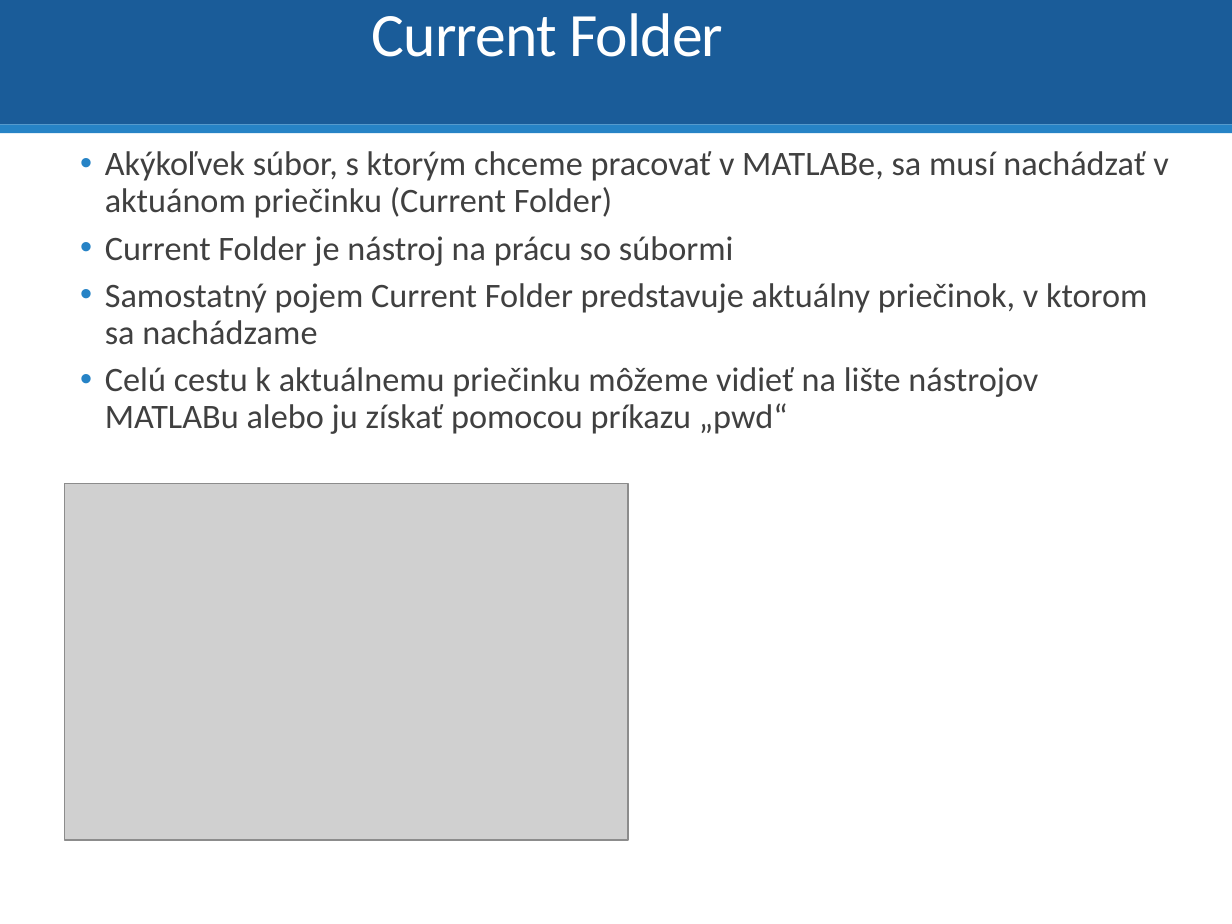
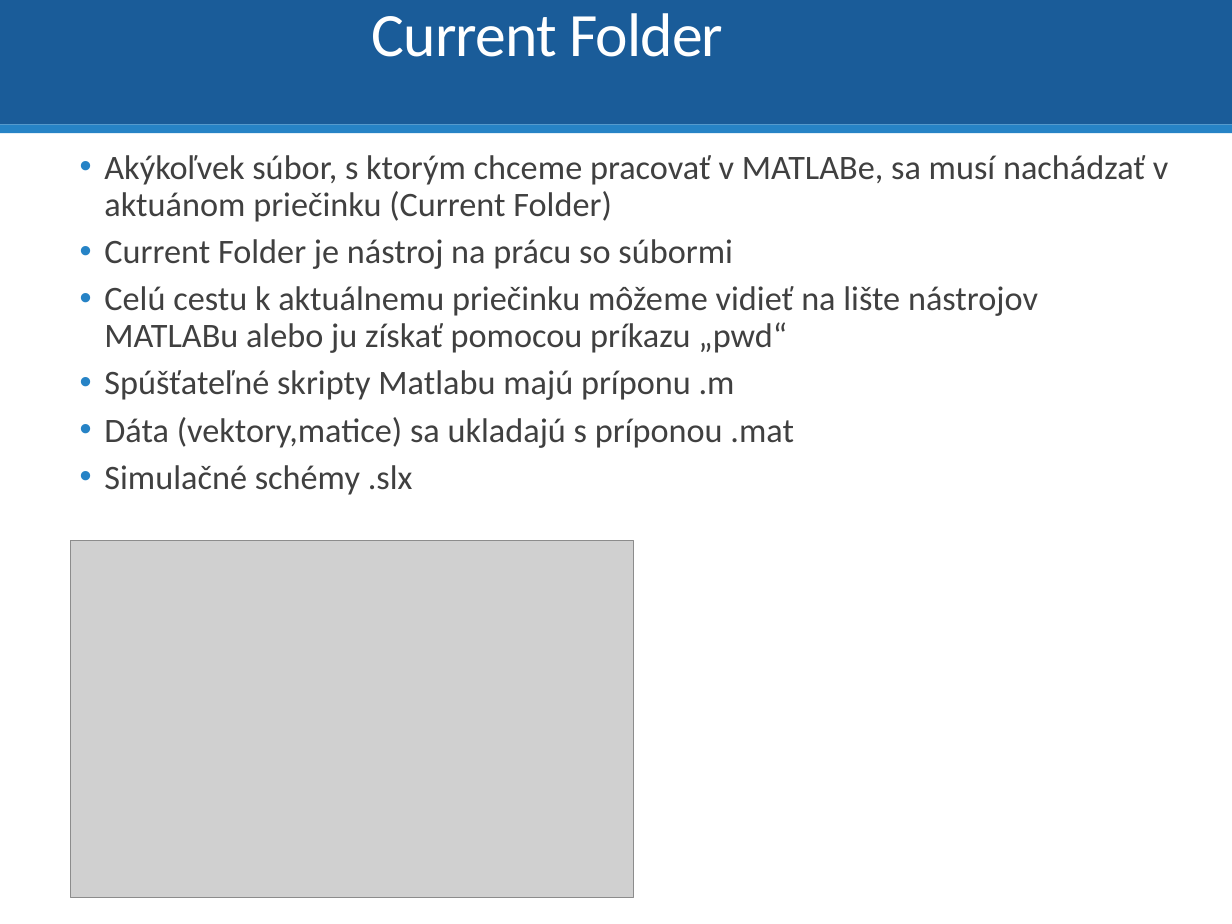
Before and after one commit to dodekm/TeamProjektKybernetika, a slide deck: slide 5 of Nove prednasky/TP_P1.pptx (slide 8 before the commit). Drawn at 1232x924 pixels with LibreOffice and Linux fonts; fonts in the diff are those of the drawing; grey boxes stand for pictures. Boxes give left, top, right and bottom in pixels: in the first picture for what was removed or moved away, otherwise in the second. Text is boxed around its words. In the diff, an @@ line names an element or a change of style, - is before the commit and + after.

```diff
--- a/Nove prednasky/TP_P1.pptx
+++ b/Nove prednasky/TP_P1.pptx
@@ text at box(105, 283, 1147, 345): paragraph removed @@
-  • Samostatný pojem Current Folder predstavuje aktuálny priečinok, v ktorom sa nachádzame
@@ text at box(104, 370, 794, 495): paragraphs added @@
+  • Spúšťateľné skripty Matlabu majú príponu .m
+  • Dáta (vektory,matice) sa ukladajú s príponou .mat
+  • Simulačné schémy .slx
@@ picture: place and size @@
-picture at box(64, 483, 627, 840)
+picture at box(70, 541, 633, 898)
```
Also in this commit, not shown: 10 other slides changed, 3 slides added, 9 slides removed.
